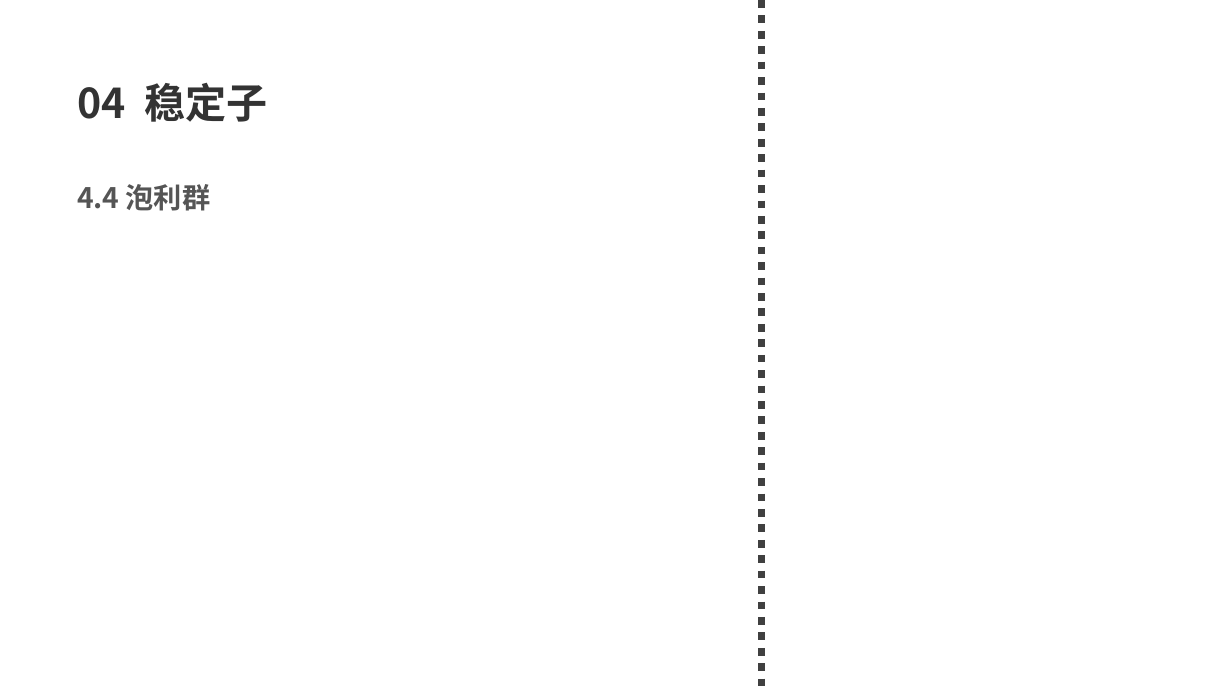
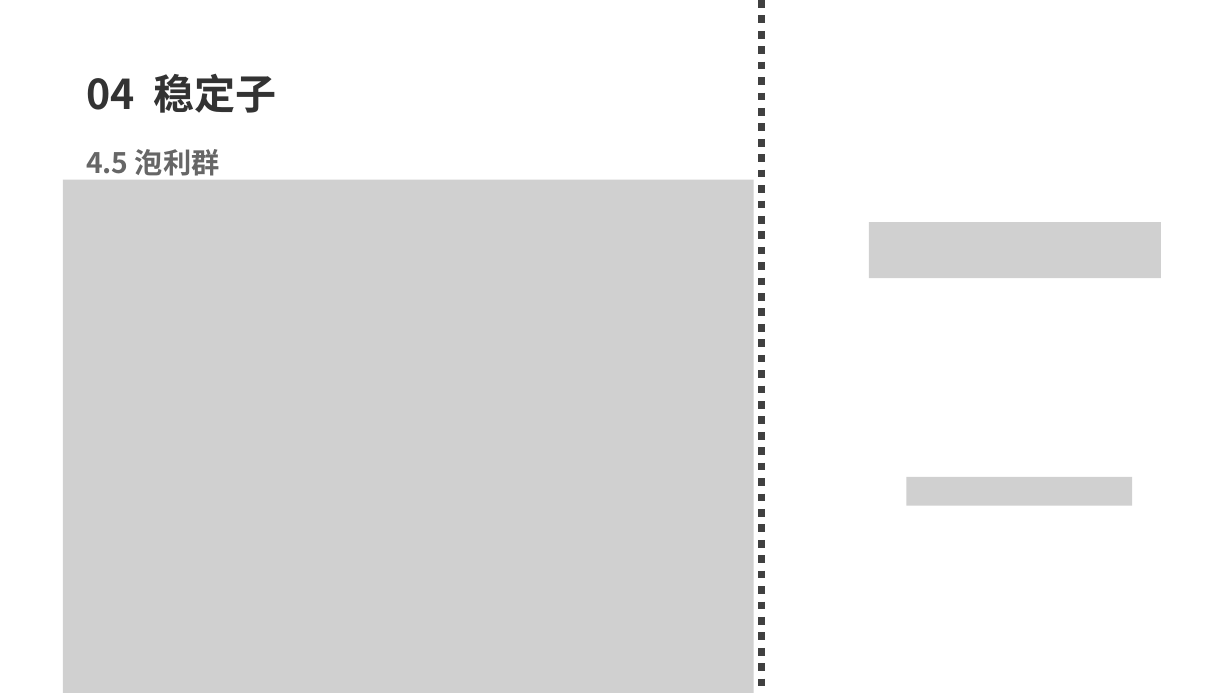
Before and after one commit to 77-223255/LM_QEC, a slide deck: slide 31 of what_i_learn/2026_量子纠错导论.pptx. Drawn at 1232x693 pixels with LibreOffice and Linux fonts; fonts in the diff are those of the drawing; grey boxes stand for pictures. Boxes give left, top, right and bottom in pixels: in the first picture for what was removed or moved away, otherwise in the second. Text is boxed around its words. In the diff, an @@ line names an element or a change of style, - is before the commit and + after.

```diff
--- a/what_i_learn/2026_量子纠错导论.pptx
+++ b/what_i_learn/2026_量子纠错导论.pptx
@@ text "04 稳定子" at [86, 74, 276, 113]: line spacing 1.25 to 1; vertical alignment middle to top @@
@@ text "4.5 泡利群" at [86, 149, 220, 181]: vertical alignment middle to top @@
@@ text at [86, 149, 220, 181]: text changed; text colour #555555 to #666666 @@
-4.4 泡利群
+4.5 泡利群
@@ picture added at [63, 179, 754, 693] @@
@@ picture added at [869, 222, 1161, 278] @@
@@ picture added at [907, 477, 1132, 506] @@
```
Also in this commit, not shown: 2 other slides changed, 3 slides added.
